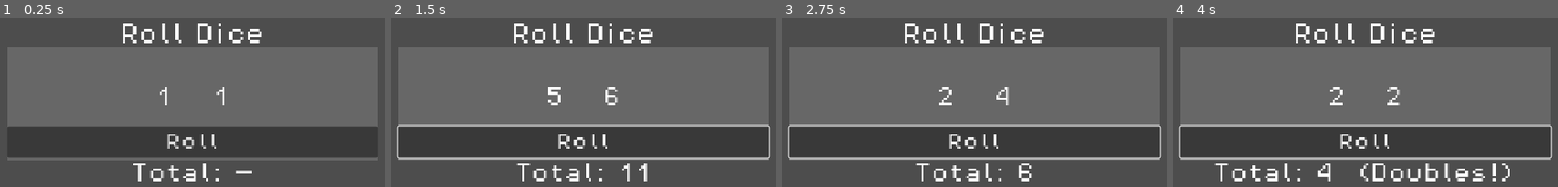
Above: before the commit, frames 1-4 (left to right).
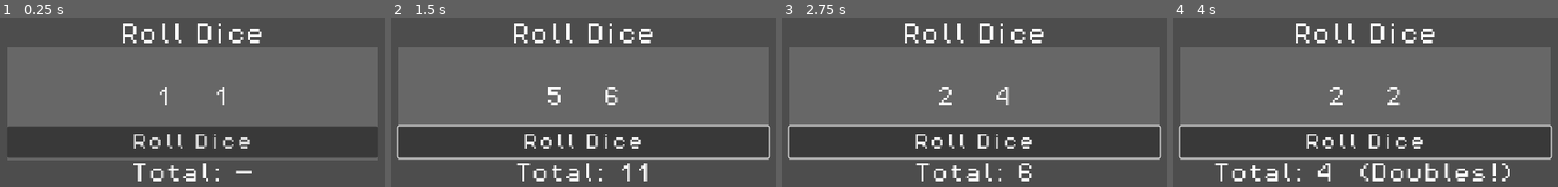
Above: after the commit, the same moments.

Repository: MissionToPsyche-Platinum/platinum_24d_game_psycheopoly-psb
Game: Godot game, scene res://ui/roll_dice_ui.tscn
The game is run twice, just before and just after one commit, with the same random seed, the same clock (stepped at 60 frames per second) and the same inputs. This scene is started directly instead of the project's main scene.
Inputs (mouse positions are in pixels of both pictures, inside the frame that each line leads up to):
- Up to frame 1 (0.25 s): no input
- Up to frame 2 (1.5 s): click "Roll" (after the commit: "Roll Dice") at 0.5 s; tap Enter at 1.25 s; move the mouse to (outside the picture) at 1.27 s; hold Right from 1.28 s (still down); tap C at 1.35 s; click (outside the picture) at 1.42 s
- Up to frame 3 (2.75 s): tap Space at 1.52, 2, 2.27 s; move the mouse to (outside the picture) at 2.02 s; release Right at 2.03 s; hold Left from 2.03 s (still down); tap C at 2.1 s
- Up to frame 4 (4 s): tap Enter at 2.75 s; move the mouse to (outside the picture) at 2.77 s; release Left at 2.78 s; hold Right from 2.78 s (still down); tap C at 2.85, 3.6 s; tap Space at 3.5, 3.77 s; move the mouse to (1330, 68) at 3.52 s; click (1330, 68) at 3.67 s

The runs differ from the first frame. In frame 1, 1.2% of the frame differs, in the area x 34-65%, y 68-78%; in frame 2, 1.2%; in frame 3, 1.2%; in frame 4, 1.2%.

Commit message:
Fixed errors that Copilot commented
Went through and fixed individual errors that copilot flagged, should be good now.

Diff:
--- a/project.godot
+++ b/project.godot
@@ -25,6 +25,7 @@
 window/size/viewport_height=768
 window/subwindows/embed_subwindows=false
 window/stretch/mode="canvas_items"
+window/per_pixel_transparency/allowed=true
 
 [gui]
 
--- a/scripts/game_state.gd
+++ b/scripts/game_state.gd
@@ -2,20 +2,19 @@
 ##
 ## game_state.gd  (An autoload singleton)
 ## ============================================================================
-##  PURPOSE (at least, for now):
+##  PURPOSE (for now):
 ##    - Provide the signals and the functions that MoneyHUD expects.
-##    - Allow the HUD to connect and run without errors.
-##    - not define any real game logic yet.
+##    - Provide a simple global difficulty setting for the Start Menu.
+##    - Allow the HUD and UI to run without errors.
 ##
-##  General note for us
-##    Everything here is safe to change or replace later.
-##    Think of this file as a small bridge so the HUD can exist while the
-##    real GameState design is still in progress.
+##  NOTE:
+##    This is still a placeholder / bridge. We can refactor later as the
+##    real GameState design is implemented.
 ## ============================================================================
 
 
 # ------------------------------------------------------------------------------
-# The Signlas expected by MoneyHUD.gd
+# Signals expected by MoneyHUD.gd
 # ------------------------------------------------------------------------------
 ## Emitted when the active player changes (MoneyHUD should listen to this).
 signal current_player_changed(player)
@@ -24,14 +23,26 @@
 signal player_money_updated(player)
 
 
+# ------------------------------------------------------------------------------
+# Global difficulty (used by StartMenu.gd)
+# ------------------------------------------------------------------------------
+## Valid values (for now): "Easy", "Normal", "Hard"
+## Default to "Normal" so Start Menu can initialize its OptionButton.
+var difficulty: String = "Normal"
+
+
+func set_difficulty(new_difficulty: String) -> void:
+	## Simple setter used by StartMenu.gd
+	## You can add validation or mapping here later if needed.
+	difficulty = new_difficulty
+	print("GameState difficulty set to: ", difficulty)
+
 
 # ------------------------------------------------------------------------------
-# Placeholder Section
+# Placeholder for the MoneyHud
 # ------------------------------------------------------------------------------
-## These functions exist ONLY so other code in money HUD can compile and call them.
-## We can change their implementation or signatures to what we all agree on is best
-## as long as MoneyHUD still gets usable data via the signals above, things should
-## work as expected.
+## These functions exist only so other code (like MoneyHUD) can compile and call
+## them. We can change implementations later, no big deal.
 
 
 func get_current_player():
@@ -61,11 +72,10 @@
 
 func change_player_cash(player, delta: int) -> void:
 	## PLACEHOLDER:
-	##   - Intended to adjust a player's cash by `delta`.
-	##   - Currently does nothing to `player` and only emits a signal.
-	##
+	##   - Intended to adjust a player's cash
+	##   - Currently does nothing to player and only emits a signal.
 	##   - When the real Player model is ready, this function is a good place
 	##     to:
-	##         • modify player.cash (or whatever field you use)
+	##         • modify player.cash (or whatever field we use)
 	##         • then emit player_money_updated(player)
 	emit_signal("player_money_updated", player)
--- a/ui/StartMenu.tscn
+++ b/ui/StartMenu.tscn
@@ -49,6 +49,8 @@
 layout_mode = 2
 theme_override_font_sizes/font_size = 36
 text = "Psyche-opoly
+
+
 "
 horizontal_alignment = 1
 
@@ -91,6 +93,7 @@
 [node name="DifficultyLabel" type="Label" parent="SettingsPopUp/Center/Box/DifficultyRow"]
 layout_mode = 2
 text = "Computer Difficulty
+
 "
 horizontal_alignment = 2
 
--- a/ui/roll_dice_ui.gd
+++ b/ui/roll_dice_ui.gd
@@ -30,4 +30,4 @@
 	result_label.text = "Total: %d%s" % [total, ("  (Doubles!)" if doubles else "")]
 
 
-	emit_signal("dice_rolled", d1, d2, total, doubles)
+	dice_rolled.emit("dice_rolled", d1, d2, total, doubles)
--- a/ui/roll_dice_ui.tscn
+++ b/ui/roll_dice_ui.tscn
@@ -77,11 +77,10 @@
 custom_minimum_size = Vector2(180, 44)
 layout_mode = 2
 theme_override_font_sizes/font_size = 25
-text = "Roll
-"
+text = "Roll Dice"
 
 [node name="ResultLabel" type="Label" parent="RollPanel/VBox"]
 layout_mode = 2
 theme_override_font_sizes/font_size = 28
-text = "Total : "
+text = "Total: "
 horizontal_alignment = 1
